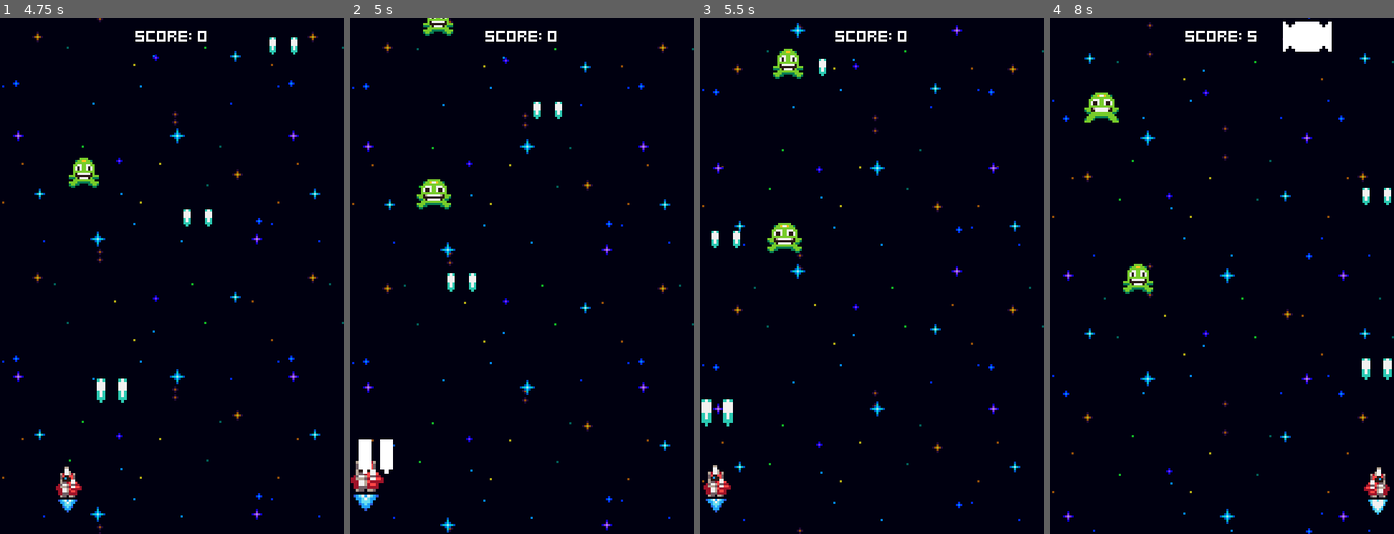
Above: before the commit, frames 1-4 (left to right).
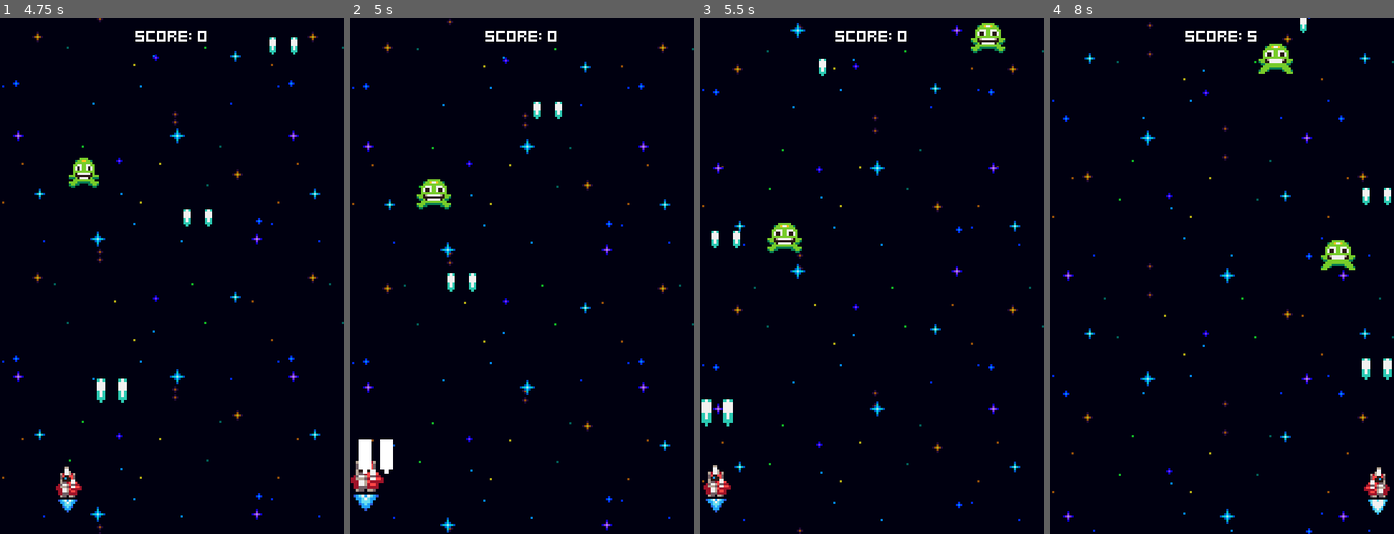
Above: after the commit, the same moments.

Repository: brunobmello25/godot-space-shooters
Game: Godot game, scene res://menus/menu.tscn
Two runs of this game, one before a commit and one after it. Both use one fixed random seed, a clock stepped at 60 frames per second and the inputs below.
Inputs:
- Up to frame 1 (4.75 s): tap Space at 0.5 s; hold Right (ui_right) 0.53-1.28 s; tap Enter (ui_accept) at 0.77, 1.52, 3.02, 3.77, 4.52 s; hold Left (ui_left) 1.28-2.03 s; hold Right (ui_right) 2.03-3.53 s; hold Left (ui_left) from 3.53 s (still down)
- Up to frame 2 (5 s): keep holding Left (ui_left)
- Up to frame 3 (5.5 s): keep holding Left (ui_left)
- Up to frame 4 (8 s): release Left (ui_left) at 5.78 s; hold Right (ui_right) from 5.78 s (still down); tap Enter (ui_accept) at 6.02, 6.77, 7.52 s

Frame 1 is identical in both runs. In frame 2, 0.2% of the frame differs, in the area x 21-30%, y 0-4%; in frame 3, 0.8%; in frame 4, 2.4%, in the area x 10-89%, y 0-54%.

Commit message:
increase difficulty

Diff:
--- a/EnemyGenerator.gd
+++ b/EnemyGenerator.gd
@@ -3,6 +3,8 @@
 @export var GreenEnemyScene: PackedScene
 @export var YellowEnemyScene: PackedScene
 @export var PinkEnemyScene: PackedScene
+
+@export var game_stats: GameStats
 
 var margin = 8
 var screen_width = ProjectSettings.get_setting("display/window/size/viewport_width")
@@ -15,14 +17,32 @@
 
 
 func _ready():
-	green_enemy_spawn_timer.timeout.connect(handle_spawn.bind(GreenEnemyScene, green_enemy_spawn_timer))
-	yellow_enemy_spawn_timer.timeout.connect(handle_spawn.bind(YellowEnemyScene, yellow_enemy_spawn_timer))
-	pink_enemy_spawn_timer.timeout.connect(handle_spawn.bind(PinkEnemyScene, pink_enemy_spawn_timer))
+	green_enemy_spawn_timer.timeout.connect(
+		handle_spawn.bind(GreenEnemyScene, green_enemy_spawn_timer)
+	)
+	yellow_enemy_spawn_timer.timeout.connect(
+		handle_spawn.bind(YellowEnemyScene, yellow_enemy_spawn_timer, 5.0)
+	)
+	pink_enemy_spawn_timer.timeout.connect(
+		handle_spawn.bind(PinkEnemyScene, pink_enemy_spawn_timer, 10.0)
+	)
+
+	game_stats.score_changed.connect(func(new_score):
+		if new_score > 10:
+			yellow_enemy_spawn_timer.process_mode = Node.PROCESS_MODE_INHERIT
+		if new_score > 50:
+			pink_enemy_spawn_timer.process_mode = Node.PROCESS_MODE_INHERIT
+	)
 
 
-func  handle_spawn(enemy_scene: PackedScene, timer: Timer) -> void:
+func handle_spawn(enemy_scene: PackedScene, timer: Timer, time_offset: float = 1.0) -> void:
 	spawner_component.scene = enemy_scene
+
 	var x = randf_range(margin, screen_width - margin)
 	var y = -16
+
 	spawner_component.spawn(Vector2(x, y))
-	timer.start()
+
+	# based on the function y=1/x
+	var spawn_rate = time_offset / (0.5 + (game_stats.score * 0.01))
+	timer.start(spawn_rate + randf_range(0.25, 0.5))
--- a/enemies/enemy_generator.tscn
+++ b/enemies/enemy_generator.tscn
@@ -1,16 +1,18 @@
-[gd_scene load_steps=6 format=3 uid="uid://cwoy2v5sevjaw"]
+[gd_scene load_steps=7 format=3 uid="uid://cwoy2v5sevjaw"]
 
 [ext_resource type="Script" path="res://EnemyGenerator.gd" id="1_clfy4"]
 [ext_resource type="PackedScene" uid="uid://by7rdgrnckcrw" path="res://enemies/green_enemy.tscn" id="2_piqgw"]
 [ext_resource type="Script" path="res://components/spawner.gd" id="2_qhxy8"]
 [ext_resource type="PackedScene" uid="uid://cvqydhpqipfvq" path="res://enemies/yellow_enemy.tscn" id="3_li8uy"]
 [ext_resource type="PackedScene" uid="uid://ls0eirt471ia" path="res://enemies/pink_enemy.tscn" id="4_lwxpo"]
+[ext_resource type="Resource" uid="uid://dlr0gc88oems0" path="res://game_stats.tres" id="5_6ixec"]
 
 [node name="EnemyGenerator" type="Node2D"]
 script = ExtResource("1_clfy4")
 GreenEnemyScene = ExtResource("2_piqgw")
 YellowEnemyScene = ExtResource("3_li8uy")
 PinkEnemyScene = ExtResource("4_lwxpo")
+game_stats = ExtResource("5_6ixec")
 
 [node name="SpawnerComponent" type="Node2D" parent="."]
 script = ExtResource("2_qhxy8")
@@ -21,11 +23,13 @@
 autostart = true
 
 [node name="YellowEnemySpawnTimer" type="Timer" parent="."]
+process_mode = 4
 wait_time = 5.0
 one_shot = true
 autostart = true
 
 [node name="PinkEnemySpawnTimer" type="Timer" parent="."]
+process_mode = 4
 wait_time = 10.0
 one_shot = true
 autostart = true
